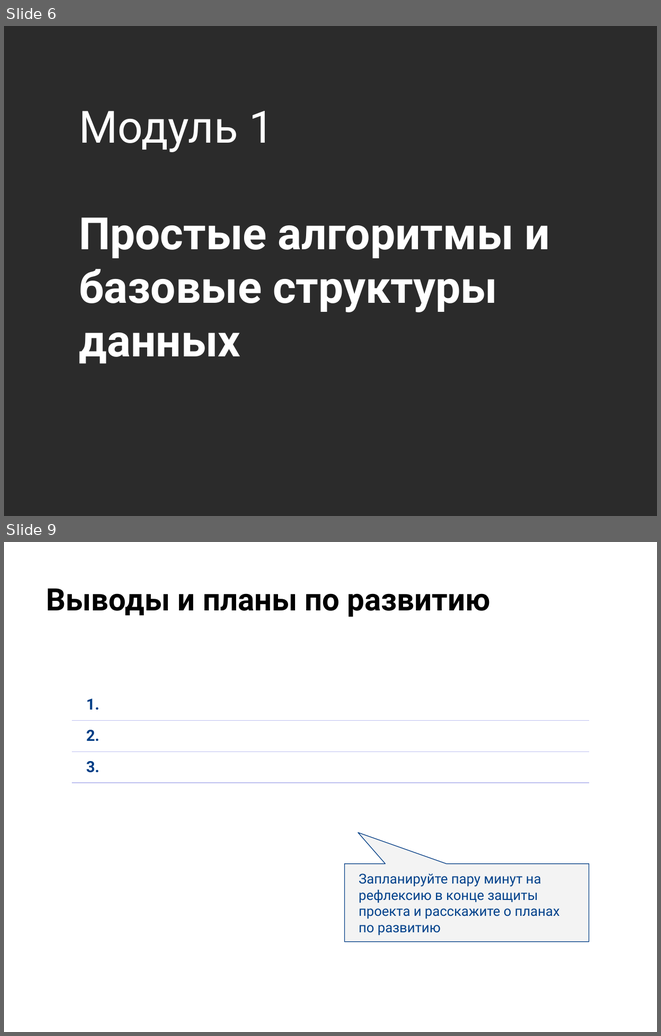
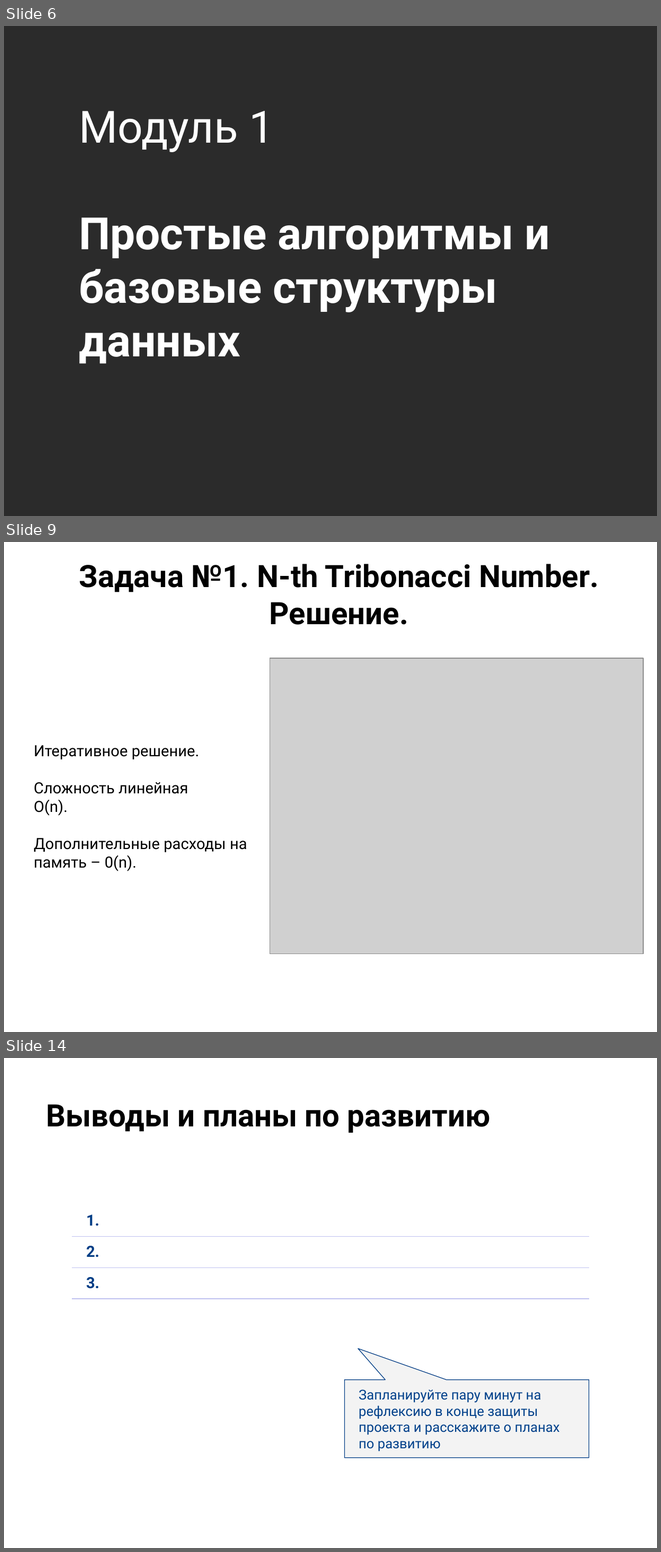
Before and after one commit to KateKorotkova/Otus.ProjectWork, a slide deck: Otus.ProjectWork.pptx. Shown one above the other, each under a label of ours: slides 6 and 9 before the commit, slides 6, 9 and 14 after it; the slides between them are not shown. The pictures are 661x1036 and 661x1552 pixels, drawn with LibreOffice and Linux fonts; fonts in the diff are those of the drawing; grey boxes stand for pictures; background and template pictures are left out; a plain dark background stands for a picture behind light text. Boxes give left, top, right and bottom in pixels: in the first picture for what was removed or moved away, otherwise in the second. Text is boxed around its words. In the diff, an @@ line names an element or a change of style, - is before the commit and + after.

Commit message:
implemented Tribonacci algorithm

```diff
--- a/Otus.ProjectWork.pptx
+++ b/Otus.ProjectWork.pptx
@@ slide 9 added at (x1=4, y1=542, x2=657, y2=1032), background picture (left out) @@
@@ title added at (x1=79, y1=564, x2=599, y2=625), 34 pt, text #000000, bold @@
+Задача №1. N-th Tribonacci Number. Решение.
@@ picture added at (x1=270, y1=658, x2=643, y2=954) @@
@@ text added at (x1=34, y1=745, x2=247, y2=871), 17 pt, text #000000 @@
+Итеративное решение.
+Сложность линейная
+O(n).
+Дополнительные расходы на память – 0(n).
@@ what was slide 9 is now slide 14 @@
```
Also in this commit, not shown: 6 other slides added, 2 slides removed, 5 other files.
